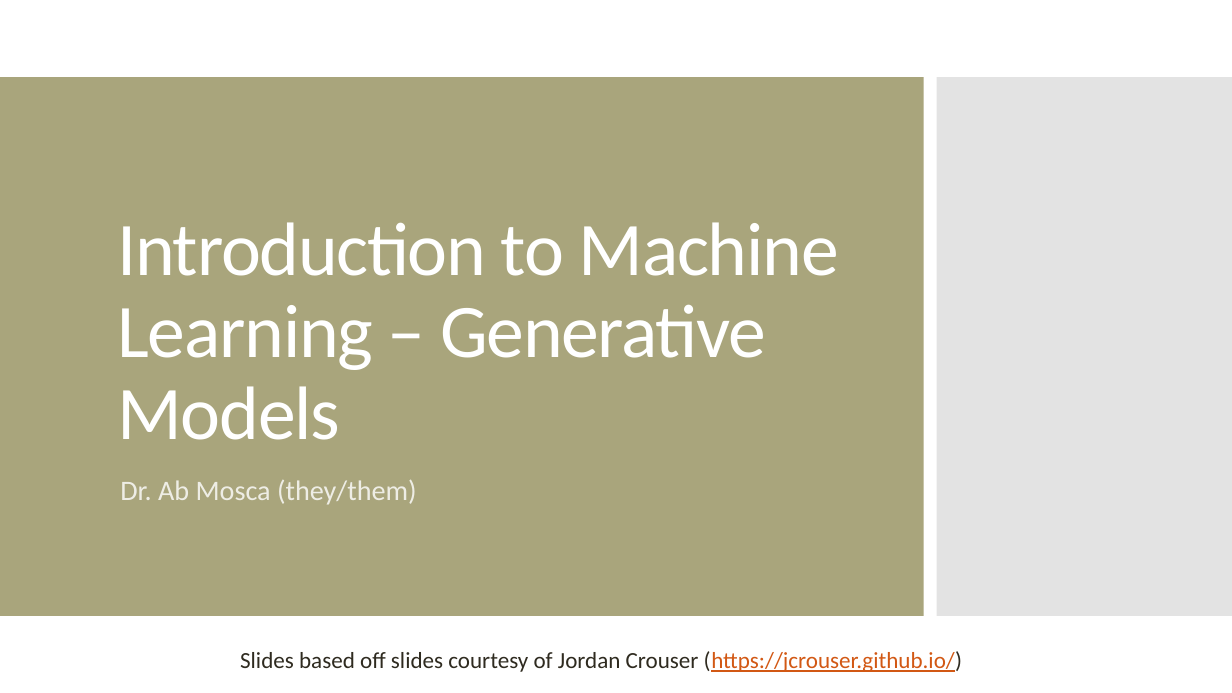
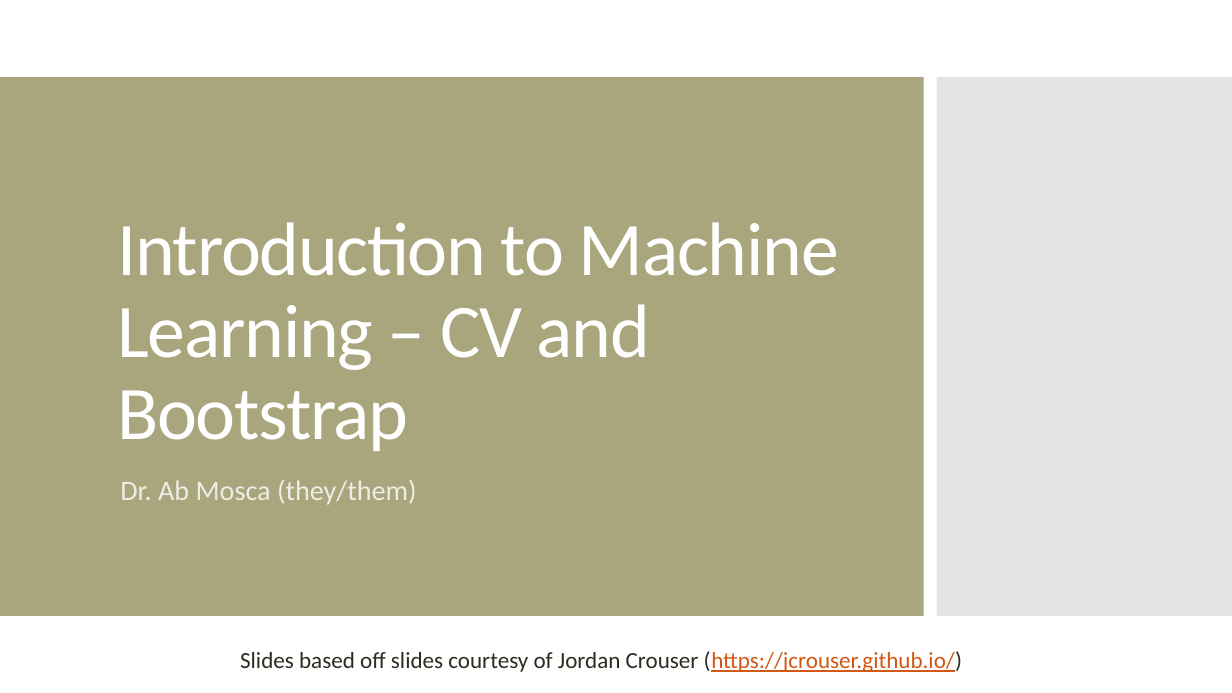
Before and after one commit to amosca01/CAIS380ML-S24, a slide deck: slide 1 of slides/09-CV-bootstrap.pptx. Drawn at 1232x693 pixels with LibreOffice and Linux fonts; fonts in the diff are those of the drawing. Boxes give left, top, right and bottom in pixels: in the first picture for what was removed or moved away, otherwise in the second. Text is boxed around its words. In the diff, an @@ line names an element or a change of style, - is before the commit and + after.

```diff
--- a/slides/09-CV-bootstrap.pptx
+++ b/slides/09-CV-bootstrap.pptx
@@ title at (x1=117, y1=222, x2=839, y2=451): text changed @@
-Introduction to Machine Learning – Generative Models
+Introduction to Machine Learning – CV and Bootstrap
```
Also in this commit, not shown: 9 other files.
